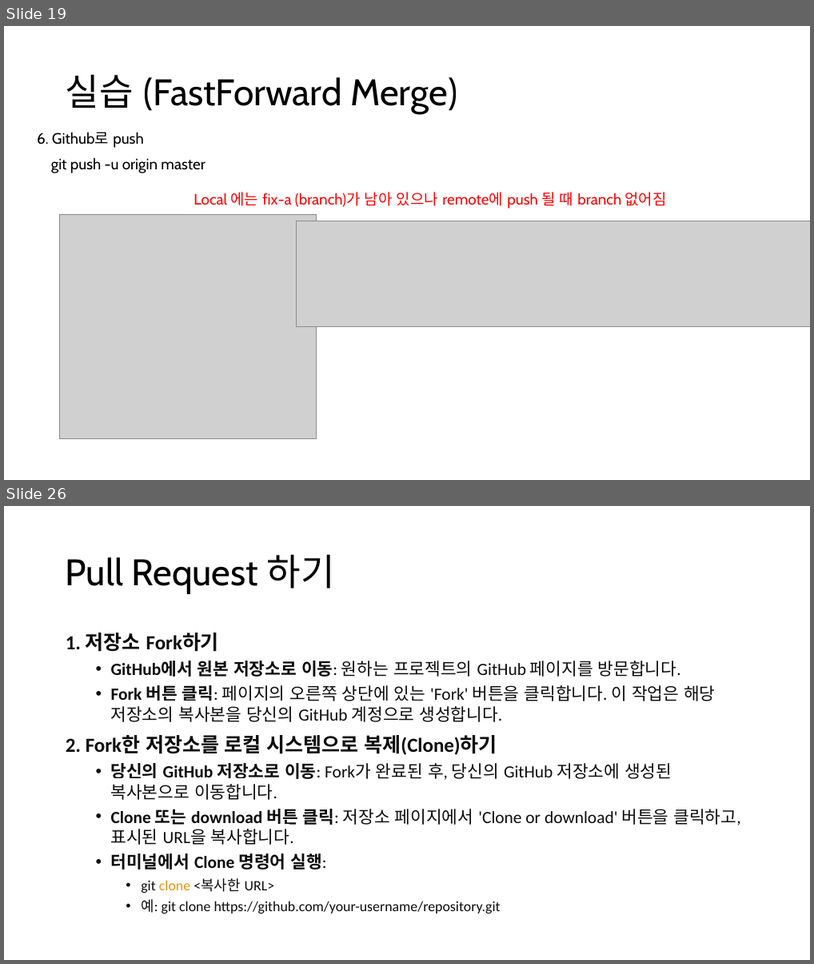
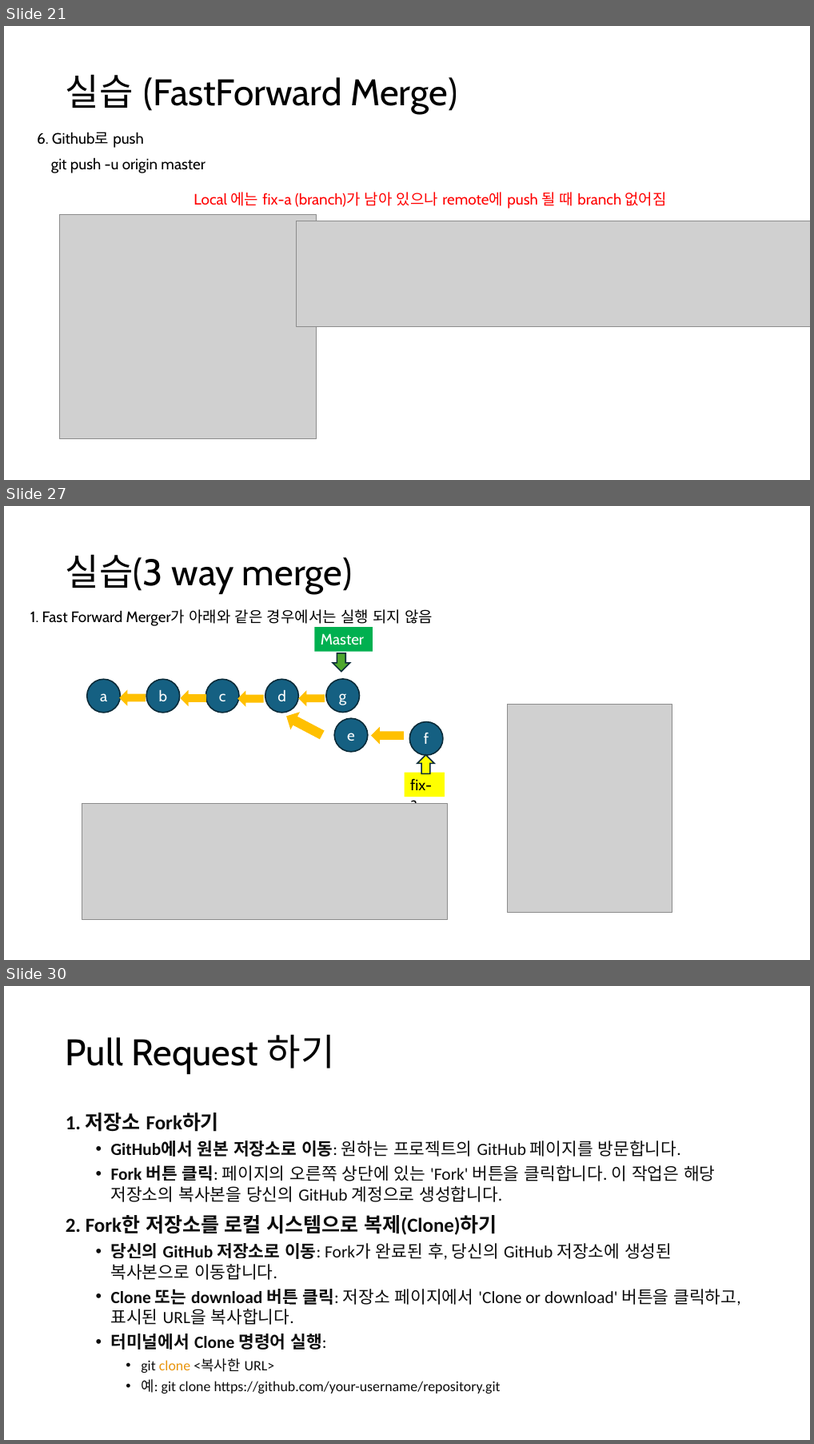
Before and after one commit to Joseph-GM/ppt-git, a slide deck: git-github-joseph.pptx. Shown one above the other, each under a label of ours: slides 19 and 26 before the commit, slides 21, 27 and 30 after it; the slides between them are not shown. The pictures are 814x964 and 814x1444 pixels, drawn with LibreOffice and Linux fonts; fonts in the diff are those of the drawing; grey boxes stand for pictures. Boxes give left, top, right and bottom in pixels: in the first picture for what was removed or moved away, otherwise in the second. Text is boxed around its words. In the diff, an @@ line names an element or a change of style, - is before the commit and + after.

```diff
--- a/git-github-joseph.pptx
+++ b/git-github-joseph.pptx
@@ slide 27 added at (4, 506, 810, 960), background #FFFFFF @@
@@ title added at (66, 554, 352, 594), 44 pt, text #000000 @@
+실습(3 way merge)
@@ text added at (30, 609, 433, 626), 18 pt, text #000000 @@
+1. Fast Forward Merger가 아래와 같은 경우에서는 실행 되지 않음
@@ rectangle added at (315, 627, 373, 651), fill #00B050, 18 pt, text #FFFFFF @@
+Master
@@ down arrow added at (333, 653, 350, 671), fill #4EA72E, outline #092A39 1.5 pt @@
@@ group added at (87, 679, 298, 712): 4 ellipses, 3 right arrows @@
+a
+b
+c
+d
@@ right arrow added at (300, 692, 325, 705), fill #FFC000, outline #FFC000 1.5 pt @@
@@ ellipse added at (326, 679, 360, 712), fill #156082, outline #092A39 1.5 pt, 18 pt, text #FFFFFF @@
+g
@@ right arrow added at (283, 709, 326, 742), fill #FFC000, outline #FFC000 1.5 pt @@
@@ ellipse added at (335, 718, 368, 752), fill #156082, outline #092A39 1.5 pt, 18 pt, text #FFFFFF @@
+e
@@ picture added at (508, 704, 673, 912) @@
@@ right arrow added at (373, 728, 403, 742), fill #FFC000, outline #FFC000 1.5 pt @@
@@ ellipse added at (410, 722, 443, 756), fill #156082, outline #092A39 1.5 pt, 18 pt, text #FFFFFF @@
+f
@@ down arrow added at (418, 755, 434, 773), fill #FFFF00, outline #092A39 1.5 pt @@
@@ rectangle added at (405, 772, 445, 796), fill #FFFF00, 18 pt, text #000000 @@
+fix-a
@@ picture added at (82, 803, 447, 919) @@
@@ what was slide 19 is now slide 21 @@
@@ what was slide 26 is now slide 30 @@
```
Also in this commit, not shown: 6 slides changed, 3 other slides added.
